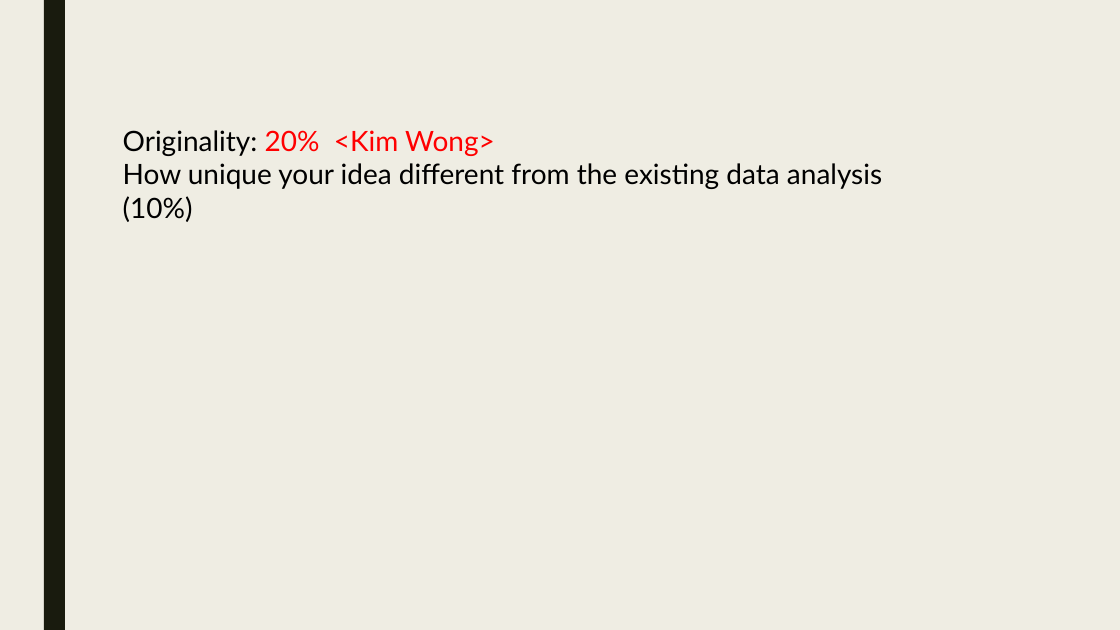
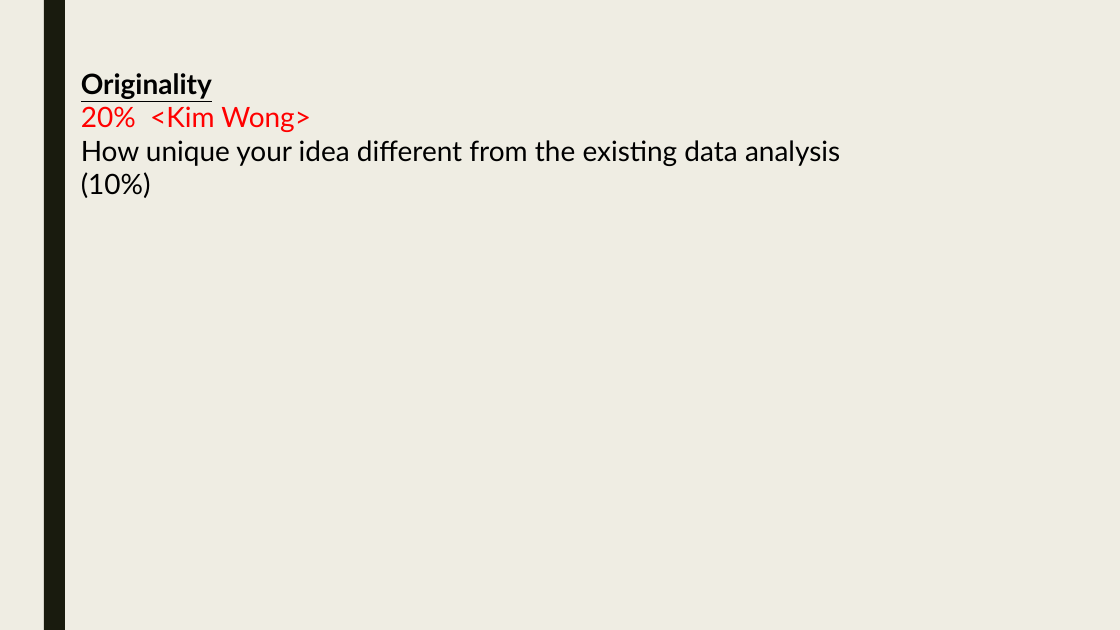
Before and after one commit to skc00/DBMS-Term-Project, a slide deck: slide 4 of Term Presentation MSDS7330-404 GrpB.pptx. Drawn at 1120x630 pixels with LibreOffice and Linux fonts; fonts in the diff are those of the drawing. Boxes give left, top, right and bottom in pixels: in the first picture for what was removed or moved away, otherwise in the second. Text is boxed around its words. In the diff, an @@ line names an element or a change of style, - is before the commit and + after.

```diff
--- a/Term Presentation MSDS7330-404 GrpB.pptx
+++ b/Term Presentation MSDS7330-404 GrpB.pptx
@@ text "Originality": place and size @@
-text "Originality" at [123, 130, 882, 222]
+text "Originality" at [81, 73, 840, 198]
@@ text at [81, 73, 311, 132]: text changed; text colour #000000 to #FF0000 @@
-Originality: 20% <Kim Wong>
+Originality
+20% <Kim Wong>
```
Also in this commit, not shown: 4 other slides changed.
